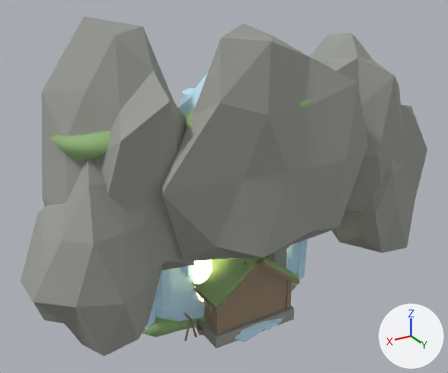
Renders of the Blender file assets-source/tower/frozen_f16_kit/FrozenF16Kit.blend from each side of a commit.
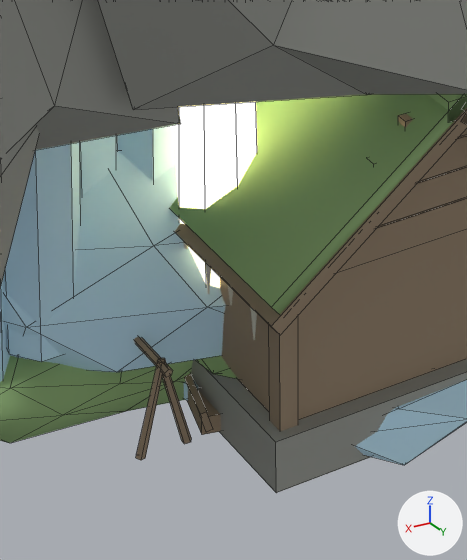
There are two pictures of each version: one whole from a 50 mm lens placed at (69.3, 109.5, 90.1), pointed at (4.7, 2.0, 36.3), one close up on the part from 34% to 58% of the width and 63% to 97% of the height. Lighting does not change. The marker at lower right points along +X, +Y and +Z. The last two pictures show the newer version. The close-ups show mesh edges as thin lines.

In view in the first close-up: 'FisherHut__WOOD', 'HuntersLodge__MOSS', 'HuntersLodge__STONE', 'HuntersLodge__WOOD', 'IceFloeSlab__CRYSTAL', 'RimefallIcefall__CRYSTAL', 'RimefallIcefall__GLOW', 'RimefallIcefall__MOSS', 'RimefallIcefall__STONE' and 2 more.
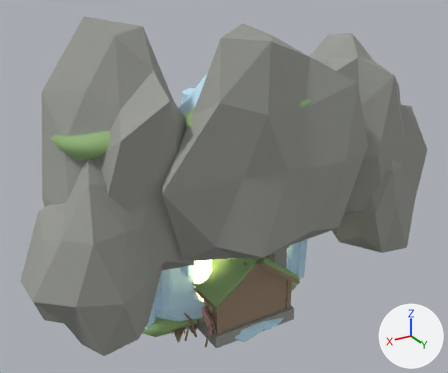
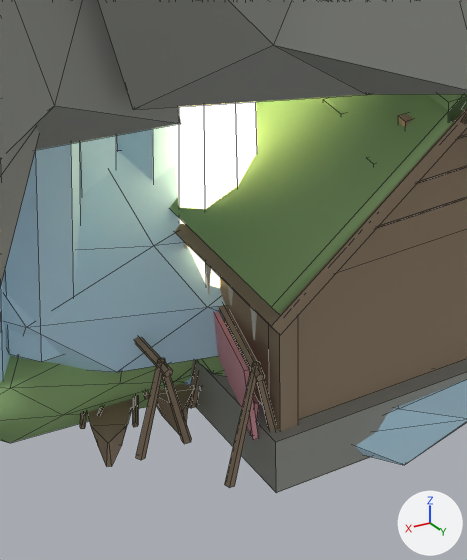
Location of each change, (x1, y1, x2, y2) in pixels of the close-ups (467 x 560 px):
'FisherHut__WOOD', reshaped: before (184, 373, 221, 435); after (80, 304, 277, 488)
'FisherHut__ALT', reshaped (not visible before): after (213, 311, 259, 440)
'FisherHut__MOSS', reshaped (not visible before): after (323, 98, 344, 117)
part 1 of me_fisherhut__wood, rebuilt: before (184, 373, 213, 432); after (156, 384, 194, 435)
part 2 of me_fisherhut__wood, built on: before (187, 389, 221, 435); after (80, 304, 277, 488)

The edits, one by one:
me_fisherhut__wood is used by ob_fisherhut__wood; location (0.0, 0.0, 0.0).
me_fisherhut__wood had 94 vertices, 69 faces and spanned x -9.2..12.2, y -5.7..5.3, z 0.0..12.2.
me_fisherhut__wood now has 502 vertices, 371 faces and spans x -13.5..18.0, y -9.0..8.4, z 0.1..15.4.
me_fisherhut__wood part 1: the loose piece of 8 vertices spanning x 9.5..12.2, y -5.1..3.1, z 0.3..2.3 is rebuilt with 20 vertices and now spans x 9.5..13.4, y -7.9..2.3, z 0.1..1.7.
me_fisherhut__wood part 2: 16 vertices removed from x 6.6..12.0, y -5.7..3.7, z 0.1..2.3; 228 vertices added at x -13.5..18.0, y -6.6..8.4, z 0.1..15.4.
Other edits to the shape of me_fisherhut__wood do not show in these pictures.
me_fisherhut__alt is used by ob_fisherhut__alt; location (0.0, 0.0, 0.0).
me_fisherhut__alt had 16 vertices, 12 faces and spanned x -9.1..10.7, y -2.8..2.8, z 1.4..5.3.
me_fisherhut__alt now has 64 vertices, 48 faces and spans x -12.0..16.9, y -5.0..7.4, z 1.0..6.8.
me_fisherhut__alt part 3: 32 vertices added at x 9.6..16.9, y -3.7..7.4, z 1.0..6.8.
Other edits to the shape of me_fisherhut__alt do not show in these pictures.
me_fisherhut__moss is used by ob_fisherhut__moss; location (0.0, 0.0, 0.0).
me_fisherhut__moss had 24 vertices, 18 faces and spanned x -6.33..6.33, y -5.25..5.25, z 8.28..13.05.
me_fisherhut__moss now has 32 vertices, 24 faces and spans x -7.77..7.77, y -5.9..7.5, z 10.27..18.07.
me_fisherhut__moss part 4: a new loose piece, a box spanning x 2.3..4.1, y 2.3..4.1, z 17.52..18.07, in mat_kit_moss (green #95b87c).
Other edits to the shape of me_fisherhut__moss do not show in these pictures.
